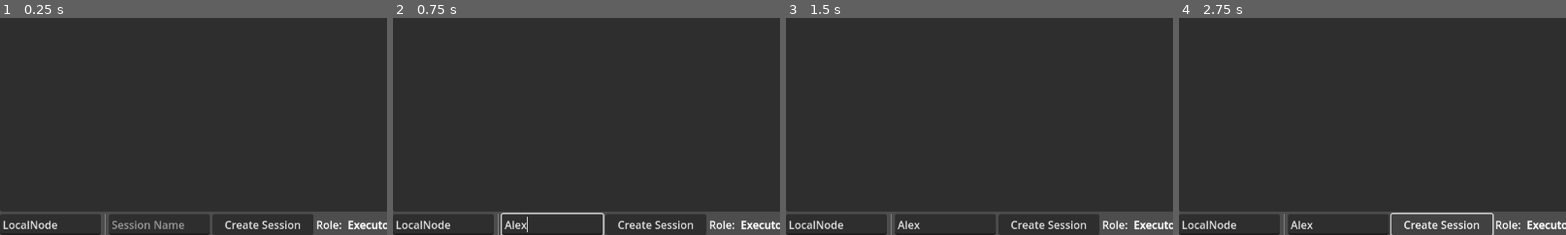
Above: before the commit, frames 1-4 (left to right).
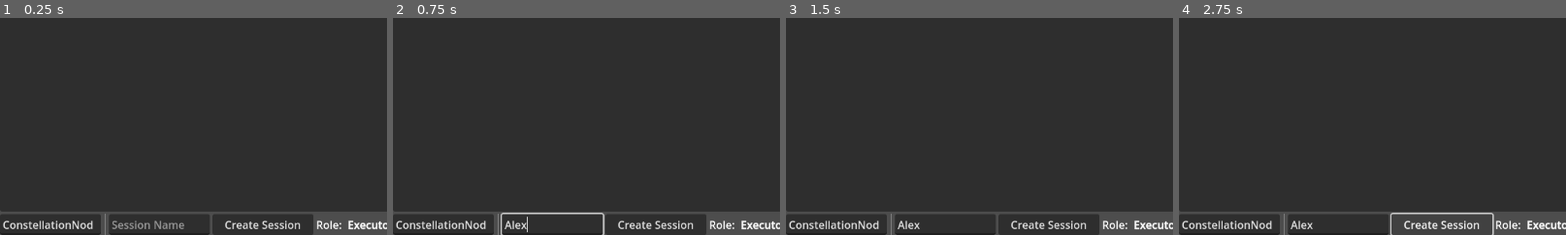
Above: after the commit, the same moments.

Repository: SpectrumPro/Constellation
Game: Godot game, scene res://interface/control.tscn
Two runs of this game, one before a commit and one after it. Both use one fixed random seed, a clock stepped at 60 frames per second and the inputs below.
Inputs (mouse positions are % of the whole screen's width and height, from its top left):
- Up to frame 1 (0.25 s): no input
- Up to frame 2 (0.75 s): click (21, 98) at 0.52 s; type "Alex" at 0.6 s
- Up to frame 3 (1.5 s): click "Network State" at 1.25 s
- Up to frame 4 (2.75 s): click "Create Session" at 2 s
The pictures show only the part of the screen within x 0-50%, y 50-100%; the shares and areas given below are measured in that part.

The runs differ from the first frame. In frame 1, 0.5% of the frame differs, in the area x 0-25%, y 93-98%; in frame 2, 0.5%; in frame 3, 0.5%; in frame 4, 0.5%.
Error before the commit: Invalid call. Nonexistent function 'set_reuse_address_enabled' in base 'PacketPeerUDP'. (res://Constellation/Constellation.gd:421)
Error after the commit: Invalid call. Nonexistent function 'set_reuse_address_enabled' in base 'PacketPeerUDP'. (res://Constellation/Constellation.gd:446)

Commit message:
Adds Session, NodeID, and Name persistence
Introduces session management, including auto-creation and rejoining, improving user experience by persisting node identity and session across restarts.

Adds configuration options for node ID, name, session ID, auto-rejoin, and auto-session creation. These are stored in a user configuration file and persist across sessions.

Improves network stability by ensuring nodes can rejoin their previous sessions and automatically create new ones if needed.

Diff:
--- a/ConstellaitionConfig.gd
+++ b/ConstellaitionConfig.gd
@@ -18,5 +18,20 @@
 	"user_config_file_location": "user://",
 
 	## File name for the user config override
-	"user_config_file_name": "constellation.conf"
+	"user_config_file_name": "constellation.conf",
+
+	## NodeID of the local node
+	"node_id": UUID_Util.v4(),
+
+	## Node name of the local node
+	"node_name": "ConstellationNode",
+
+	## SessionID of the previous session the local node was in
+	"session_id": "",
+
+	## True if the previous session
+	"session_auto_rejoin": true,
+
+	## True if this node should auto create a session once online, asuming previous session is is null and the node is not already in a session
+	"auto_create_session": true
 }
--- a/Constellation/Constellation.gd
+++ b/Constellation/Constellation.gd
@@ -18,11 +18,8 @@
 ## Time in seconds for discovery
 const DISCO_TIMEOUT: int = 10
 
-## Time in seconds for a node to be considred lost if it does not send a disco message
-const DISCO_DISCONNECT_TIME: int = 12
-
-## Wait time in seconds for a responce from from a disco broadcast
-const DISCO_WAIT_TIME: int = 1
+## Wait time in seconds before session discovery deems a given sessionID to no longer exist, and continue with auto create
+const SESSION_DISCO_WAIT_TIME: int = 2
 
 ## Max time to wait in second for the next chunk of a multipart message to be recieved
 const MULTI_PART_MAX_WAIT: int = 10
@@ -75,6 +72,9 @@
 
 ## Timer for node discovery
 var _disco_timer: Timer = Timer.new()
+
+## Timer for session auto create
+var _session_timer: Timer = Timer.new()
 
 ## Stores all known devices by thier NodeID
 var _known_nodes: Dictionary[String, ConstellationNode] = {}
@@ -91,15 +91,32 @@
 	ConstellationNode._network = self
 	ConstellationSession._network = self
 
-	_local_node = ConstellationNode.create_local_node()
-	_local_node._set_node_ip(ConstellationConfig.bind_address)
-	_local_node._set_node_name("LocalNode")
-	add_child(_local_node)
-
 	set_process(false)
 	ConstellationConfig.load_config("res://ConstellaitionConfig.gd")
 	ConstellationConfig.load_user_config()
 
+	_local_node = ConstellationNode.create_local_node()
+	_local_node._set_node_ip(ConstellationConfig.bind_address)
+	_local_node._set_node_name(ConstellationConfig.node_name)
+	_local_node._set_node_id(ConstellationConfig.node_id)
+
+	_local_node.node_name_changed.connect(_on_local_node_name_changed)
+	_local_node.session_changed.connect(_on_local_node_session_changed)
+
+	_disco_timer.set_autostart(false)
+	_disco_timer.set_one_shot(false)
+	_disco_timer.set_wait_time(DISCO_TIMEOUT)
+	_disco_timer.timeout.connect(_on_disco_timeout)
+
+	_session_timer.set_autostart(false)
+	_session_timer.set_one_shot(true)
+	_session_timer.set_wait_time(SESSION_DISCO_WAIT_TIME)
+	_session_timer.timeout.connect(_on_session_timer_timeout)
+
+	add_child(_local_node)
+	add_child(_disco_timer)
+	add_child(_session_timer)
+
 	_handler_name = "Constellation"
 	settings_manager.register_setting("Session", Data.Type.NETWORKSESSION, _local_node.set_session, _local_node.get_session, [_local_node.session_changed]).set_class_filter(ConstellationSession)
 
@@ -121,8 +138,8 @@
 		_role_flags = RoleFlags.EXECUTOR
 		_local_node._set_role_flags(_role_flags)
 
-	if cli_args.has("--ctl-node-id"):
-		_local_node._set_node_id(str(cli_args[cli_args.find("--ctl-node-id") + 1]))
+	if cli_args.has("--ctl-random-id"):
+		_local_node._set_node_id(UUID_Util.v4())
 
 	(func ():
 		node_found.emit(_local_node)
@@ -145,6 +162,12 @@
 
 	for multi_part: IncommingMultiPart in _active_multi_parts.values():
 		_process_multi_part(multi_part)
+
+
+## Handles notification
+func _notification(p_what: int) -> void:
+	if p_what == NOTIFICATION_WM_CLOSE_REQUEST:
+		ConstellationConfig.save_user_config()
 
 
 ## Starts the node
@@ -175,6 +198,7 @@
 		_log("Stopping Down")
 		_send_goodbye(GOODBYE_REASON_GOING_OFFLINE)
 
+	_set_network_state(NetworkState.SHUTTING_DOWN)
 	_close_network()
 
 	for node: ConstellationNode in _known_nodes.values():
@@ -191,6 +215,7 @@
 	_unknown_sessions.clear()
 
 	_disco_timer.stop()
+	_session_timer.stop()
 
 	_set_network_state(NetworkState.OFFLINE)
 	return OK
@@ -470,17 +495,24 @@
 
 ## Starts the discovery stage
 func _begin_discovery() -> void:
-	_disco_timer.wait_time = DISCO_TIMEOUT
-
-	if not _disco_timer.timeout.is_connected(_on_disco_timeout):
-		_disco_timer.autostart = true
-		_disco_timer.timeout.connect(_on_disco_timeout)
-		add_child(_disco_timer)
+	_disco_timer.start()
+
+	if ConstellationConfig.auto_create_session and not ConstellationConfig.session_id:
+		_auto_create_session()
+
+	elif ConstellationConfig.auto_create_session:
+		_session_timer.start()
 
 	_send_discovery(ConstaNetHeadder.Flags.REQUEST)
 	_send_session_discovery(ConstaNetHeadder.Flags.REQUEST)
 
 
+## Auto creates a session
+func _auto_create_session() -> void:
+	create_session(_local_node.get_node_name() + "'s Session")
+
+
+## Creates a discovery message
 func _create_discovery(p_flags: int = 0, p_target_id: String = "") -> ConstaNetDiscovery:
 	var message: ConstaNetDiscovery = ConstaNetDiscovery.new()
 
@@ -657,25 +689,28 @@
 func _handle_session_announce_message(p_message: ConstaNetSessionAnnounce) -> void:
 	if _known_sessions.has(p_message.session_id):
 		_known_sessions[p_message.session_id]._update_with(p_message)
+		return
+
+	var session: ConstellationSession
+
+	if _unknown_sessions.has(p_message.session_id):
+		session = _unknown_sessions[p_message.session_id]
+		session._mark_as_unknown(false)
+		session.update_with(p_message)
+
+		_unknown_sessions.erase(p_message.session_id)
+		_log("Using unknown session: ", session.get_session_id())
 
 	else:
-		var session: ConstellationSession
-
-		if _unknown_sessions.has(p_message.session_id):
-			session = _unknown_sessions[p_message.session_id]
-			session._mark_as_unknown(false)
-			session.update_with(p_message)
-
-			_unknown_sessions.erase(p_message.session_id)
-			_log("Using unknown session: ", session.get_session_id())
-
-		else:
-			session = ConstellationSession.create_from_session_announce(p_message)
-
-		_known_sessions[session.get_session_id()] = session
-		session.request_delete.connect(_on_session_delete_request.bind(session), CONNECT_ONE_SHOT)
-
-		session_created.emit(session)
+		session = ConstellationSession.create_from_session_announce(p_message)
+
+	_known_sessions[session.get_session_id()] = session
+	session.request_delete.connect(_on_session_delete_request.bind(session), CONNECT_ONE_SHOT)
+
+	session_created.emit(session)
+
+	if ConstellationConfig.session_auto_rejoin and not _local_node.get_session() and ConstellationConfig.session_id == session.get_session_id():
+		join_session(session)
 
 
 ## Handles a ConstaNetSessionSetPriority
@@ -746,10 +781,32 @@
 		p_multi_part.free()
 
 
+## Called when the node name is changed on the LocalNode
+func _on_local_node_name_changed(p_name: String) -> void:
+	ConstellationConfig.node_name = p_name
+	ConstellationConfig.save_user_config()
+
+
+## Called when the session of the local node changes
+func _on_local_node_session_changed(p_session: ConstellationSession) -> void:
+	if _network_state != NetworkState.READY:
+		return
+
+	ConstellationConfig.session_id = p_session.get_session_id() if p_session else ""
+	ConstellationConfig.save_user_config()
+
+
 ## Called when the discovery timer times out
 func _on_disco_timeout() -> void:
 	_send_discovery()
-	_send_session_discovery()
+
+
+## Called when the session timer times out
+func _on_session_timer_timeout() -> void:
+	if not ConstellationConfig.auto_create_session or _local_node.get_session():
+		return
+
+	_auto_create_session()
 
 
 ## Called when the sessions is to be deleted after all nodes disconnect
@@ -780,6 +837,21 @@
 	## File name for the user config file
 	static var user_config_file_name: String = "constellation.conf"
 
+	## NodeID for the local node
+	static var node_id: String = UUID_Util.v4()
+
+	## Node name for the local node
+	static var node_name: String = "ConstellationNode"
+
+	## The SessionID of the session the local node was last in
+	static var session_id: String = ""
+
+	## Auto rejoins the last session if it still exists on the network
+	static var session_auto_rejoin: bool = true
+
+	## True if this node should auto create a session once online, asuming previous session is is null and the node is not already in a session
+	static var auto_create_session: bool = true
+
 	## The ConfigFile object to access the user config file
 	static var _config_access: ConfigFile
 
@@ -803,6 +875,13 @@
 		user_config_file_location = type_convert(config.get("user_config_file_location", user_config_file_location), TYPE_STRING)
 		user_config_file_name = type_convert(config.get("user_config_file_name", user_config_file_name), TYPE_STRING)
 
+		node_id = type_convert(config.get("node_id", node_id), TYPE_STRING)
+		node_name = type_convert(config.get("node_name", node_name), TYPE_STRING)
+
+		session_id = type_convert(config.get("session_id", session_id), TYPE_STRING)
+		session_auto_rejoin = type_convert(config.get("session_auto_rejoin", session_auto_rejoin), TYPE_BOOL)
+		auto_create_session = type_convert(config.get("auto_create_session", auto_create_session), TYPE_BOOL)
+
 		DirAccess.make_dir_recursive_absolute(user_config_file_location)
 		_config_access = ConfigFile.new()
 
@@ -815,6 +894,13 @@
 
 		bind_address = type_convert(_config_access.get_value("Network", "bind_address", bind_address), TYPE_STRING)
 		bind_interface = type_convert(_config_access.get_value("Network", "bind_interface", bind_interface), TYPE_STRING)
+
+		node_id = type_convert(_config_access.get_value("LocalNode", "node_id", node_id), TYPE_STRING)
+		node_name = type_convert(_config_access.get_value("LocalNode", "node_name", node_name), TYPE_STRING)
+
+		session_id = type_convert(_config_access.get_value("Session", "session_id", session_id), TYPE_STRING)
+		session_auto_rejoin = type_convert(_config_access.get_value("Session", "session_auto_rejoin", session_auto_rejoin), TYPE_BOOL)
+		auto_create_session = type_convert(_config_access.get_value("Session", "auto_create_session", auto_create_session), TYPE_BOOL)
 
 		save_user_config()
 		return OK
@@ -824,6 +910,13 @@
 	static func save_user_config() -> Error:
 		_config_access.set_value("Network", "bind_address", bind_address)
 		_config_access.set_value("Network", "bind_interface", bind_interface)
+
+		_config_access.set_value("LocalNode", "node_id", node_id)
+		_config_access.set_value("LocalNode", "node_name", node_name)
+
+		_config_access.set_value("Session", "session_id", session_id)
+		_config_access.set_value("Session", "session_auto_rejoin", session_auto_rejoin)
+		_config_access.set_value("Session", "auto_create_session", auto_create_session)
 
 		return _config_access.save(get_user_config_path())
 
@@ -855,7 +948,6 @@
 		id = p_multi_part.multi_part_id
 		num_of_chunks = p_multi_part.num_of_chunks
 
-		print("New multipart")
 		store_multi_part(p_multi_part)
 
 
@@ -864,8 +956,6 @@
 		chunks[p_multi_part.chunk_id] = p_multi_part.data
 		last_seen = Time.get_unix_time_from_system()
 
-		print("Multipart adding chunk (", chunks.size(), "/", num_of_chunks, ")")
-
 
 	## Gets all data that has been sent
 	func get_data() -> PackedByteArray:
--- a/NetworkManager/NetworkHandler.gd
+++ b/NetworkManager/NetworkHandler.gd
@@ -25,6 +25,7 @@
 	INITIALIZING, 		## Handler is getting ready to bind
 	BOUND,				## Handler has bound network ports
 	READY,				## Handler is ready for comms
+	SHUTTING_DOWN,		## Handler is in the process of stopping
 	ERROR				## Handler has had an error
 }
 
